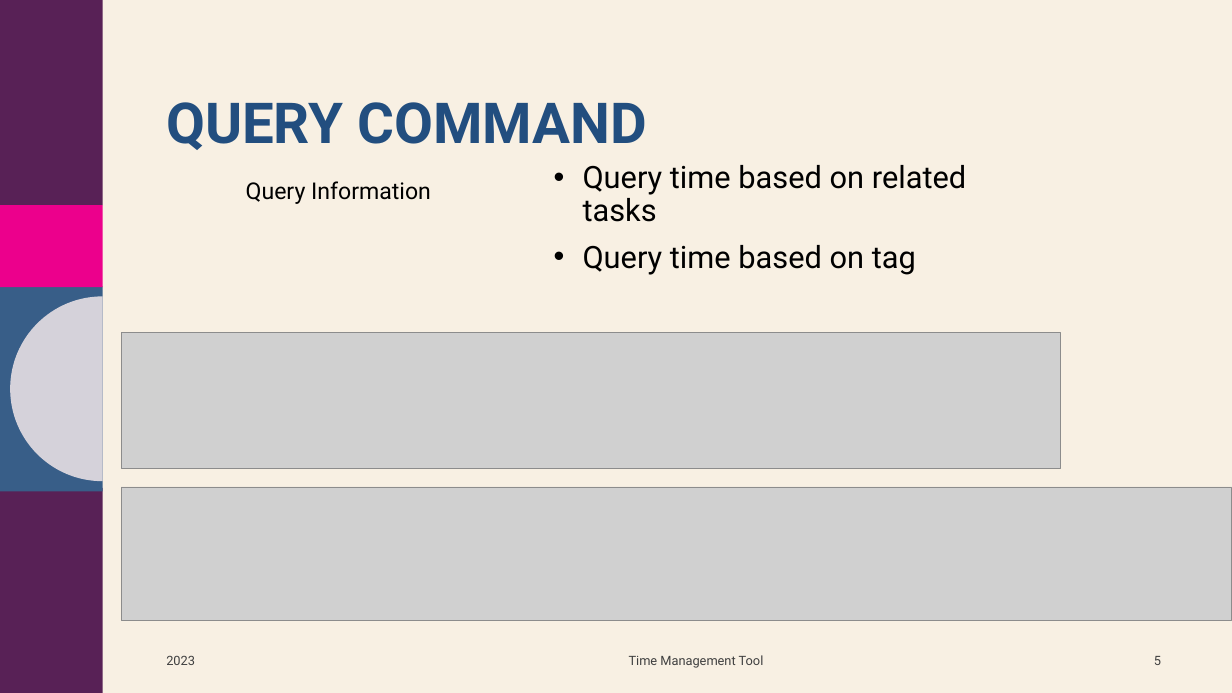
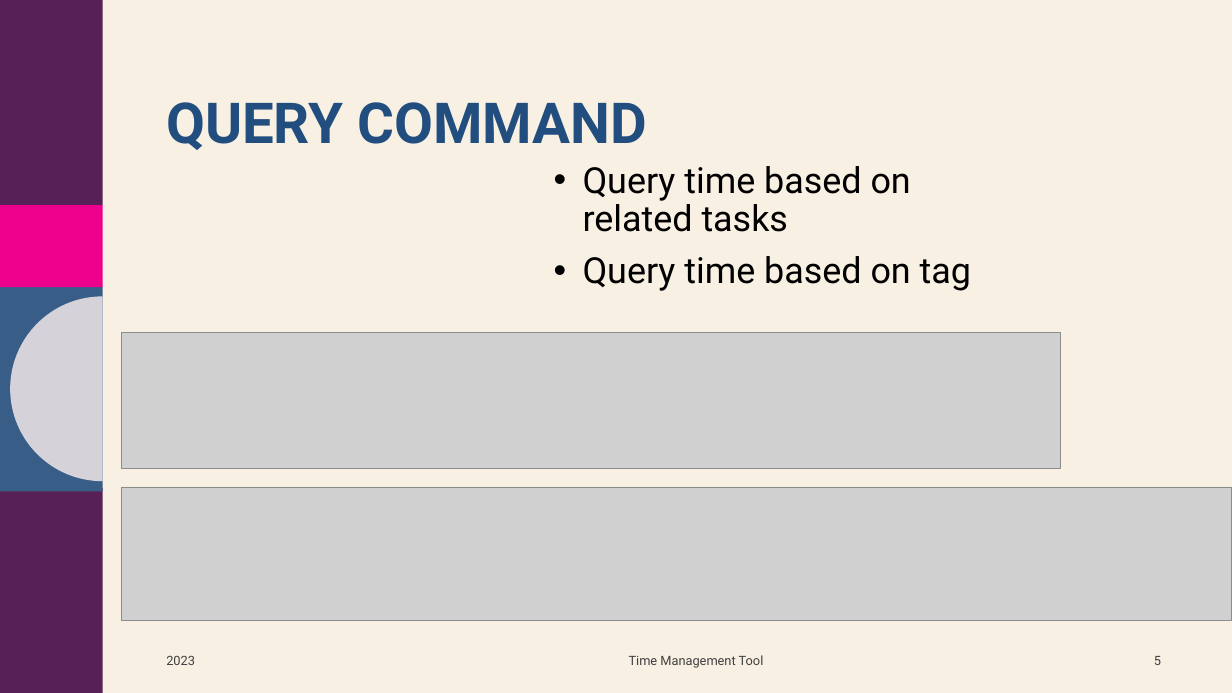
Before and after one commit to amayab9/ASE420-TimeManagement-IndividualProject, a slide deck: slide 5 of documents/presentation/Time_Management_Tool.pptx. Drawn at 1232x693 pixels with LibreOffice and Linux fonts; fonts in the diff are those of the drawing; grey boxes stand for pictures; background and template pictures are left out. Boxes give left, top, right and bottom in pixels: in the first picture for what was removed or moved away, otherwise in the second. Text is boxed around its words. In the diff, an @@ line names an element or a change of style, - is before the commit and + after.

```diff
--- a/documents/presentation/Time_Management_Tool.pptx
+++ b/documents/presentation/Time_Management_Tool.pptx
@@ text "Query time based on related ..." at (583,166,971,291): size 24 to 28 pt @@
@@ text removed at (246,181,431,204) @@
-Query Information
```
Also in this commit, not shown: 6 other slides changed, 2 other files.
